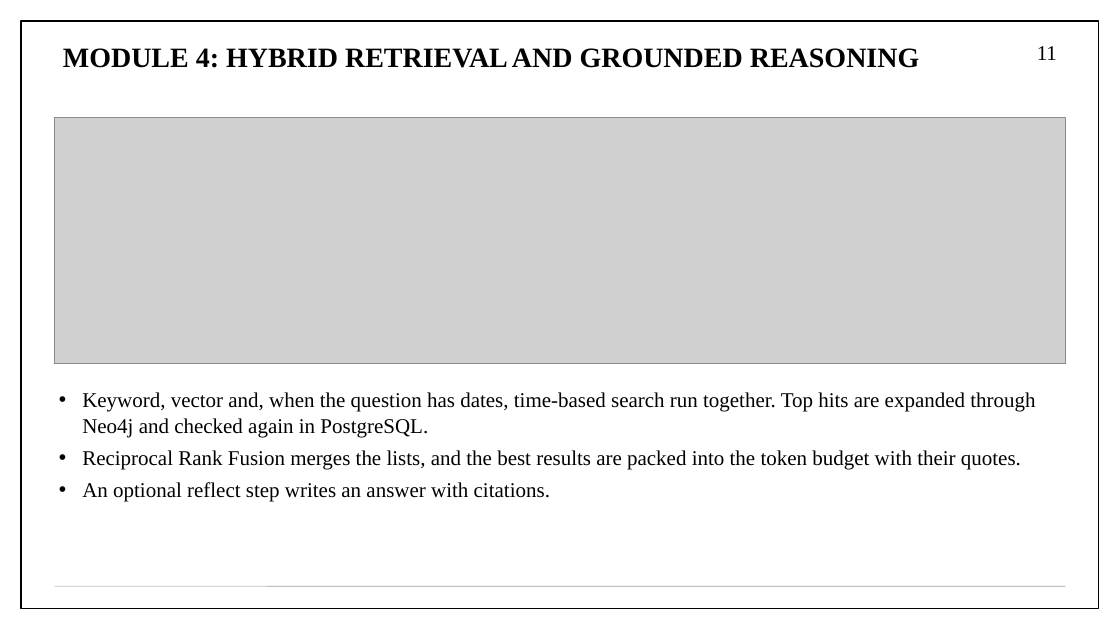
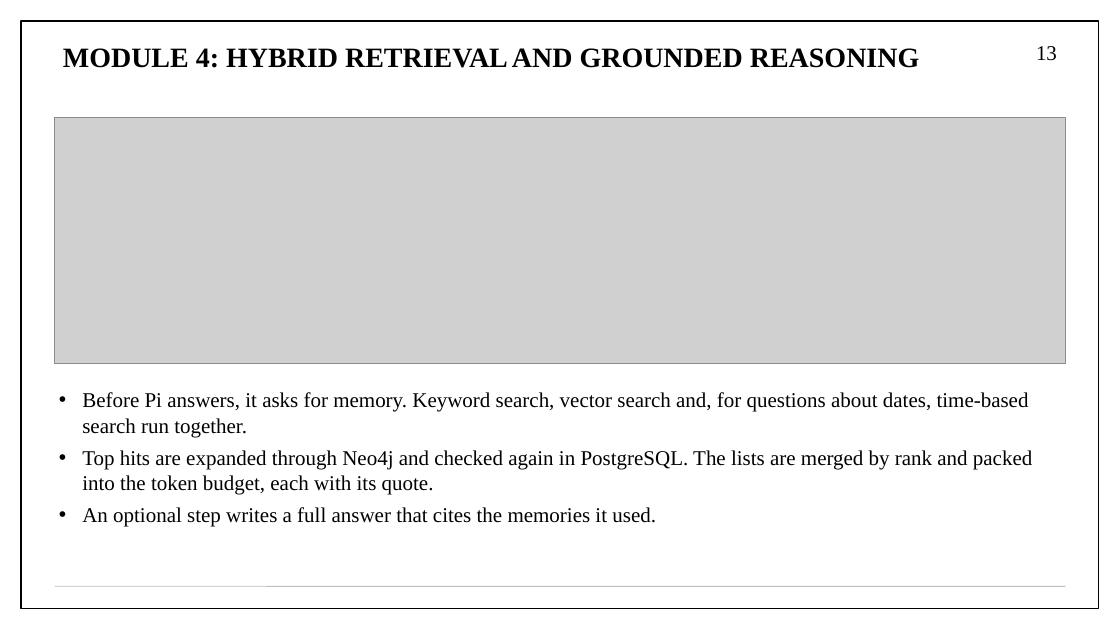
Before and after one commit to aryaniyaps/sdp-2026, a slide deck: slide 13 of P1_R2_13.pptx (slide 11 before the commit). Drawn at 1120x630 pixels with LibreOffice and Linux fonts; fonts in the diff are those of the drawing; grey boxes stand for pictures. Boxes give left, top, right and bottom in pixels: in the first picture for what was removed or moved away, otherwise in the second. Text is boxed around its words. In the diff, an @@ line names an element or a change of style, - is before the commit and + after.

Commit message:
Add a walkthrough and key terms to the review deck
The problem statement drops its example. A key-terms slide and the Maya
walkthrough now sit beside the architecture, the gaps are numbered and
the objectives point back to them, and each module and algorithm slide
links to the next. The results end with what is still missing, and a
short conclusion closes the deck. The text was rewritten after a
cold read for terms used before they were explained.

```diff
--- a/P1_R2_13.pptx
+++ b/P1_R2_13.pptx
@@ page number at bbox=[1036, 46, 1057, 61]: text changed @@
-11
+13
@@ text at bbox=[82, 392, 1032, 527]: text changed @@
-• Keyword, vector and, when the question has dates, time-based search run together. Top hits are expanded through Neo4j and checked again in PostgreSQL.
-• Reciprocal Rank Fusion merges the lists, and the best results are packed into the token budget with their quotes.
-• An optional reflect step writes an answer with citations.
+• Before Pi answers, it asks for memory. Keyword search, vector search and, for questions about dates, time-based search run together.
+• Top hits are expanded through Neo4j and checked again in PostgreSQL. The lists are merged by rank and packed into the token budget, each with its quote.
+• An optional step writes a full answer that cites the memories it used.
```
Also in this commit, not shown: 23 other slides changed, 4 slides added, 1 slide removed, 1 other file.
